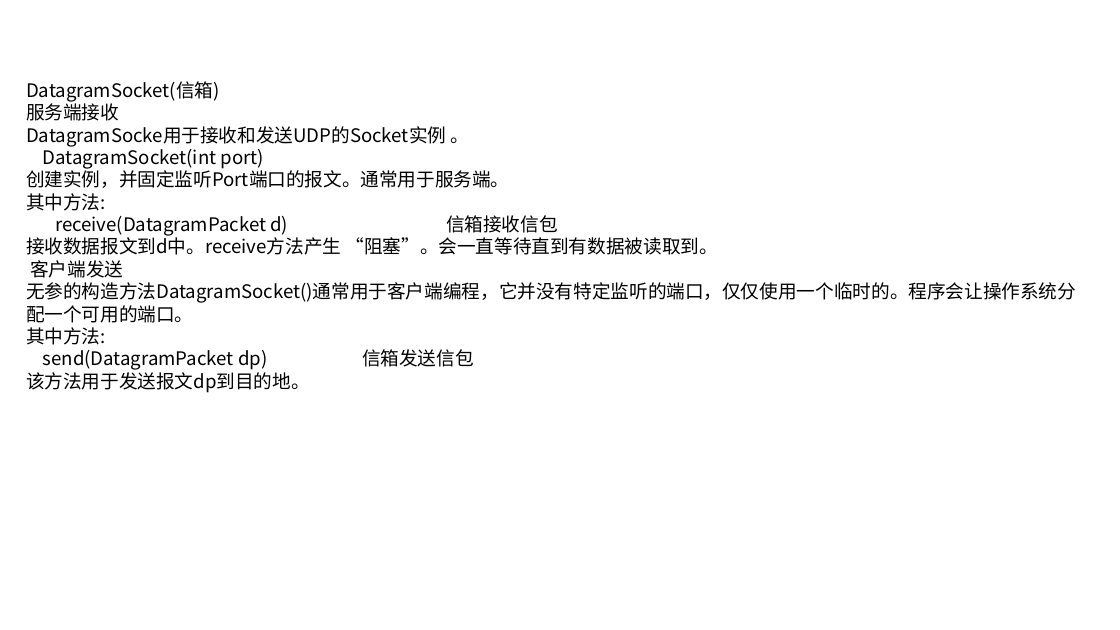
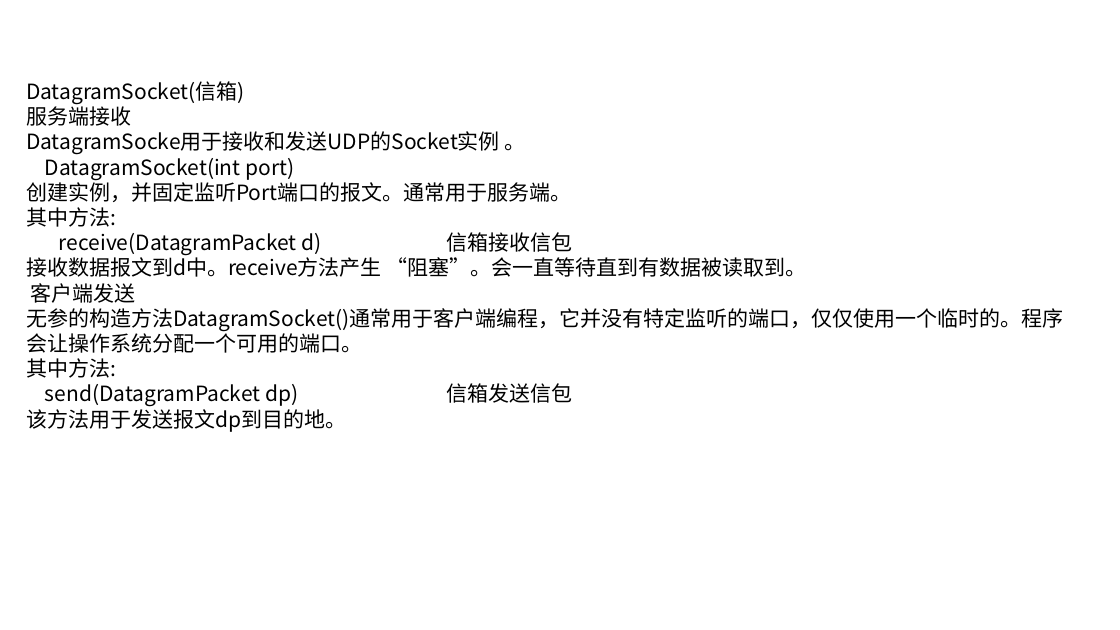
Before and after one commit to linkknown/PPT, a slide deck: slide 6 of 基础PPT/第15章：Java网络编程.pptx. Drawn at 1120x630 pixels with LibreOffice and Linux fonts; fonts in the diff are those of the drawing; background and template pictures are left out. Boxes give left, top, right and bottom in pixels: in the first picture for what was removed or moved away, otherwise in the second. Text is boxed around its words. In the diff, an @@ line names an element or a change of style, - is before the commit and + after.

```diff
--- a/基础PPT/第15章：Java网络编程.pptx
+++ b/基础PPT/第15章：Java网络编程.pptx
@@ text "DatagramSocket(信箱)" at <box>26,81,1064,432</box>: size 16 to 18 pt @@
```
Also in this commit, not shown: 3 other slides changed, 2 slides removed, 1 other file.
